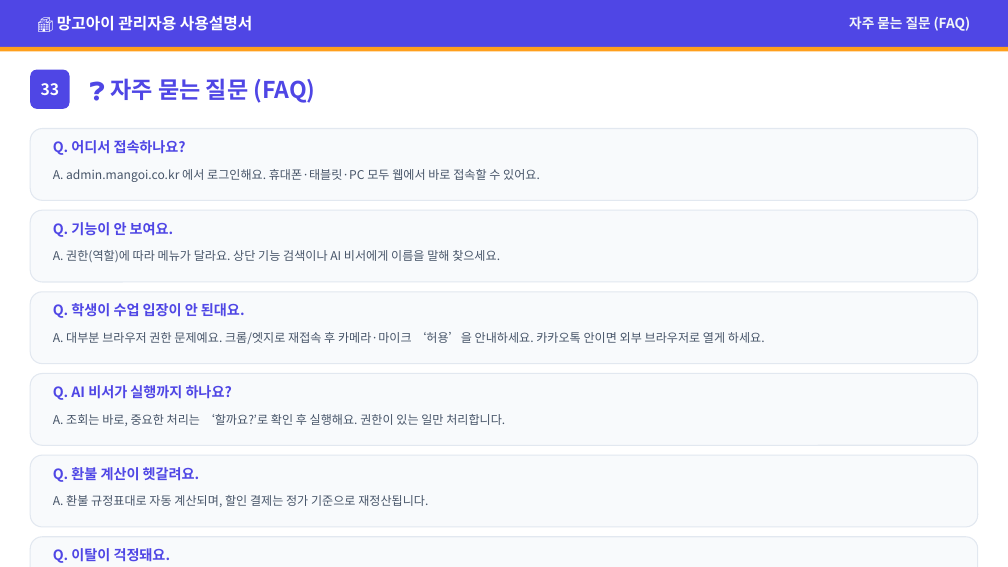
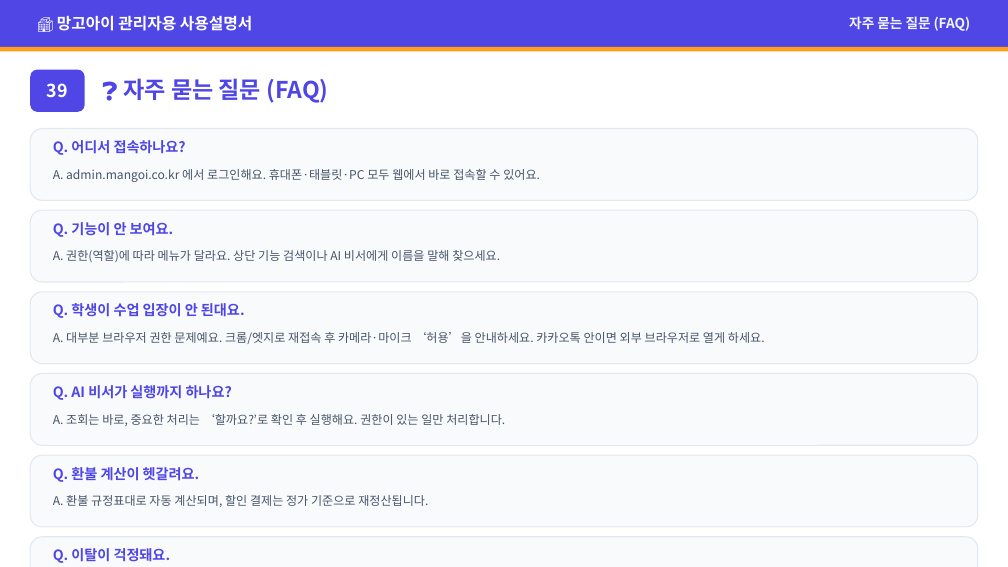
Before and after one commit to navy111p-sudo/mangoiweb, a slide deck: slide 43 of cloudflare-deploy/public/library/admin/admin-kr.pptx (slide 36 before the commit). Drawn at 1008x567 pixels with LibreOffice and Linux fonts; fonts in the diff are those of the drawing. Boxes give left, top, right and bottom in pixels: in the first picture for what was removed or moved away, otherwise in the second. Text is boxed around its words. In the diff, an @@ line names an element or a change of style, - is before the commit and + after.

```diff
--- a/cloudflare-deploy/public/library/admin/admin-kr.pptx
+++ b/cloudflare-deploy/public/library/admin/admin-kr.pptx
@@ rounded rectangle: place and size @@
-rounded rectangle at [30,70,70,109]
+rounded rectangle at [30,70,85,112]
@@ text removed at [41,83,60,95] @@
-33
@@ text added at [47,83,68,97], 17 pt, text #FFFFFF, bold @@
+39
@@ text "❓ 자주 묻는 질문 (FAQ)": place and size @@
-text "❓ 자주 묻는 질문 (FAQ)" at [111,78,316,103]
+text "❓ 자주 묻는 질문 (FAQ)" at [123,78,328,103]
```
Also in this commit, not shown: 5 other slides changed, 7 slides added, 33 other files.
